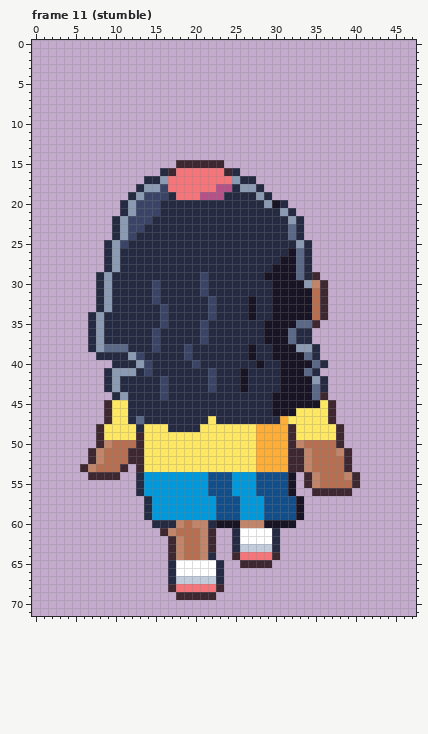
File history of a pixel-art file, art/road/walker-ada.aseprite. The picture above is the old version.
48x72 pixels, 24 frames. Shown: frame 11 (stumble). The commit also changed other frames, which this record leaves out.
And afterwards:
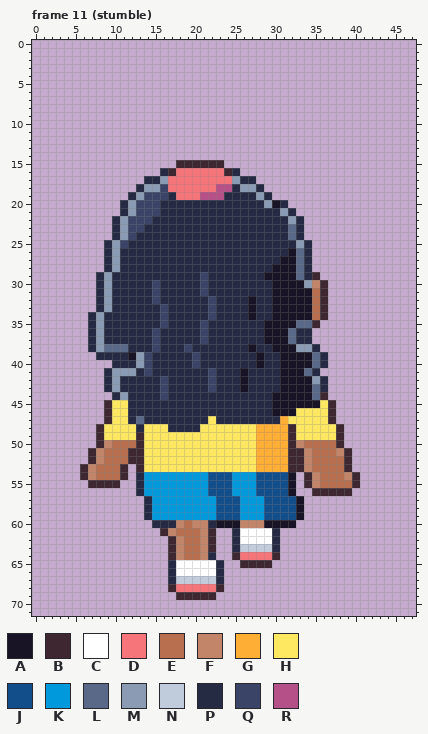
Palette (. is transparent): A #181425  B #3e2731  C #ffffff  D #f6757a  E #b86f50  F #c28569  G #feae34  H #fee761  J #124e89  K #0099db  L #5a6988  M #8b9bb4  N #c0cbdc  P #262b44  Q #3a4466  R #b55088
The exact change:
Frame 11 (stumble):
y 39: x 12..14 MQP -> AMQ; x 19..20 QP -> PQ; x 27..28 AP -> PA; x 30 A -> P; x 34..36 LP. -> ALP
y 54: x 6..11 .BBBB. -> BFEEEB
y 55: x 7..10 .... -> BBBB
